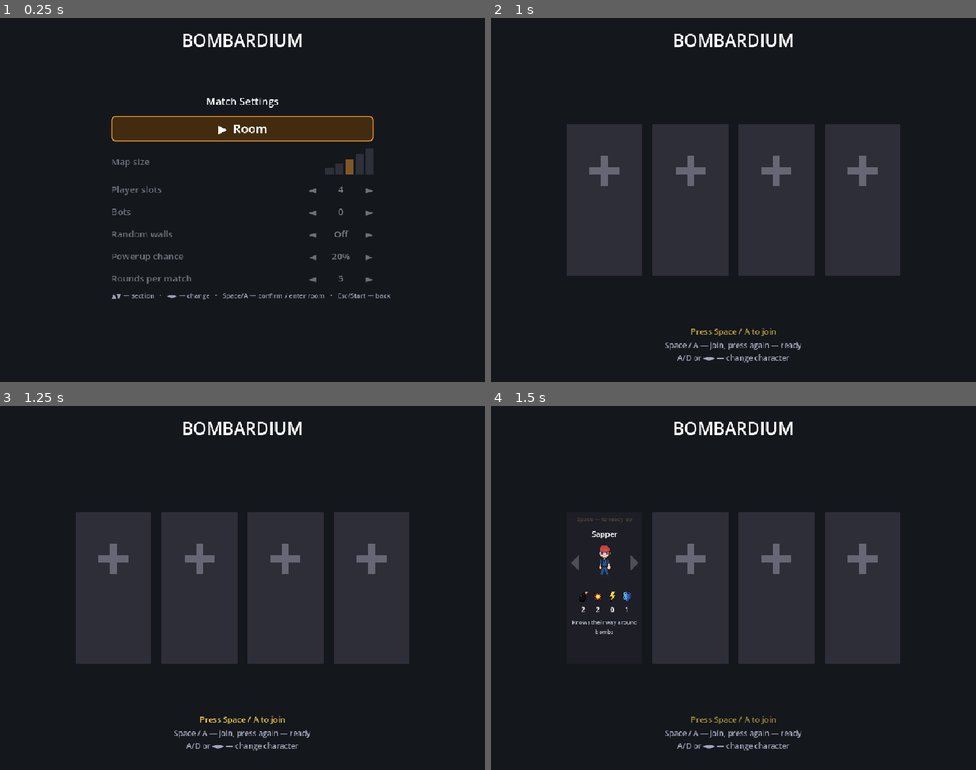
Above: before the commit, frames 1-4 (two rows, left to right).
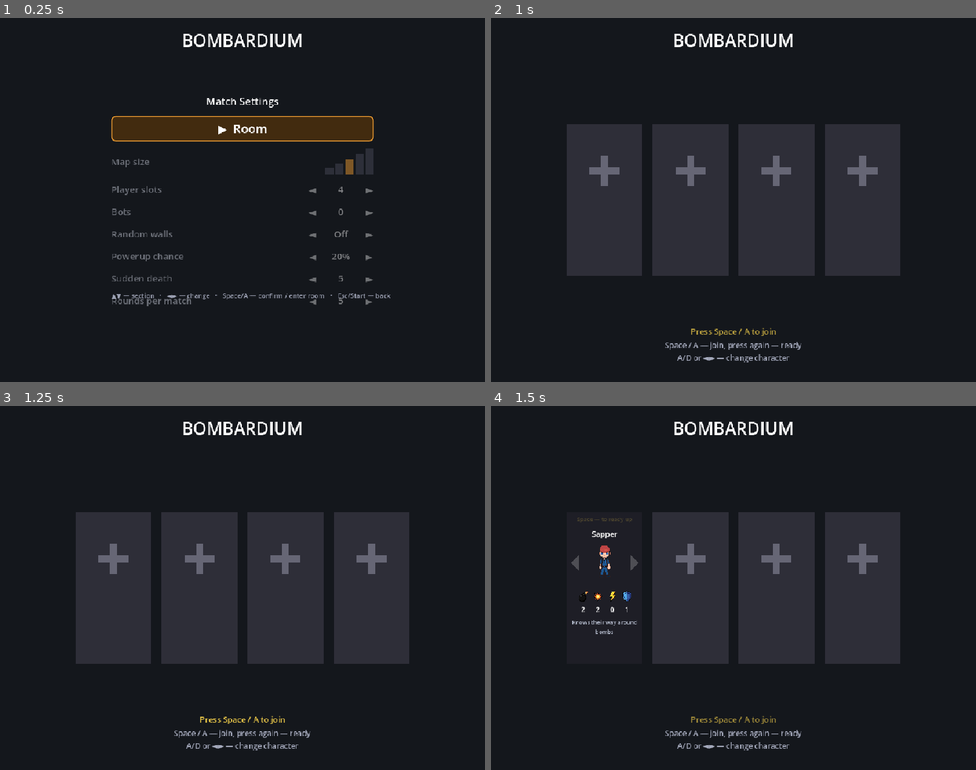
Above: after the commit, the same moments.

Repository: LikSaint/bombardium
Game: Godot game, scene res://scenes/Lobby.tscn
Same seed, same stepped clock (60 frames per second), same inputs: the game is played once before the commit and once after it. This scene is started directly instead of the project's main scene.
Inputs (mouse positions are in pixels of both pictures, inside the frame that each line leads up to):
- Up to frame 1 (0.25 s): no input
- Up to frame 2 (1 s): tap Enter at 0.5 s; move the mouse to (840, 181) at 0.52 s; hold D from 0.53 s (still down); tap E at 0.6 s; click (840, 181) at 0.67 s; tap Space at 0.77 s
- Up to frame 3 (1.25 s): keep holding D
- Up to frame 4 (1.5 s): release D at 1.25 s; tap Space at 1.25 s; drag from (636, 606) to (709, 660) at 1.27 s

The runs differ from the first frame. In frame 1, 0.3% of the frame differs, in the area x 23-77%, y 70-80%; in frame 2, nothing differs; in frame 3, nothing differs; in frame 4, nothing differs.

Commit message:
Add configurable sudden death timer setting to lobby
- Change sudden death timer from hardcoded 5 minutes to configurable setting
- Add lobby setting for sudden death timer with options: 1, 3, 5, 8, 12, 20, or off
- Default sudden death timer: 5 minutes
- SuddenDeath script now uses Consts.sudden_death_timer() instead of hardcoded value
- Added support for disabling sudden death entirely via 'off' option
- Updated UI scene to add SuddenDeathRow to settings panel
- Added localization strings for both Russian and English

Co-Authored-By: Claude Haiku 4.5 <noreply@anthropic.com>

Diff:
--- a/scenes/Lobby.tscn
+++ b/scenes/Lobby.tscn
@@ -264,6 +264,40 @@
 vertical_alignment = 1
 text = "►"
 
+[node name="SuddenDeathRow" type="HBoxContainer" parent="SettingsPanel/Rows"]
+layout_mode = 2
+custom_minimum_size = Vector2(0, 30)
+theme_override_constants/separation = 14
+
+[node name="Label" type="Label" parent="SettingsPanel/Rows/SuddenDeathRow"]
+layout_mode = 2
+size_flags_horizontal = 3
+theme_override_font_sizes/font_size = 18
+theme_override_colors/font_color = Color(0.85, 0.87, 0.92, 1)
+vertical_alignment = 1
+
+[node name="ArrowLeft" type="Label" parent="SettingsPanel/Rows/SuddenDeathRow"]
+layout_mode = 2
+theme_override_font_sizes/font_size = 20
+theme_override_colors/font_color = Color(1, 1, 1, 0.85)
+vertical_alignment = 1
+text = "◄"
+
+[node name="Value" type="Label" parent="SettingsPanel/Rows/SuddenDeathRow"]
+layout_mode = 2
+custom_minimum_size = Vector2(70, 0)
+theme_override_font_sizes/font_size = 18
+theme_override_colors/font_color = Color(1, 1, 1, 1)
+horizontal_alignment = 1
+vertical_alignment = 1
+
+[node name="ArrowRight" type="Label" parent="SettingsPanel/Rows/SuddenDeathRow"]
+layout_mode = 2
+theme_override_font_sizes/font_size = 20
+theme_override_colors/font_color = Color(1, 1, 1, 0.85)
+vertical_alignment = 1
+text = "►"
+
 [node name="RoundsRow" type="HBoxContainer" parent="SettingsPanel/Rows"]
 layout_mode = 2
 custom_minimum_size = Vector2(0, 30)
--- a/scripts/Constants.gd
+++ b/scripts/Constants.gd
@@ -68,6 +68,20 @@
 
 func set_rounds_index(index: int) -> void:
 	rounds_index = clampi(index, 0, ROUNDS_OPTIONS.size() - 1)
+
+const SUDDEN_DEATH_OPTIONS := [60, 180, 300, 480, 720, 1200, 0] # last 0 means "off"
+const SUDDEN_DEATH_LABELS := ["1", "3", "5", "8", "12", "20", "OFF"]
+const DEFAULT_SUDDEN_DEATH_INDEX := 2 # 300 seconds (5 minutes)
+var sudden_death_index: int = DEFAULT_SUDDEN_DEATH_INDEX
+
+func sudden_death_timer() -> float:
+	return float(SUDDEN_DEATH_OPTIONS[sudden_death_index])
+
+func is_sudden_death_enabled() -> bool:
+	return SUDDEN_DEATH_OPTIONS[sudden_death_index] > 0
+
+func set_sudden_death_index(index: int) -> void:
+	sudden_death_index = clampi(index, 0, SUDDEN_DEATH_OPTIONS.size() - 1)
 
 const DIR_UP := Vector2i(0, -1)
 const DIR_DOWN := Vector2i(0, 1)
--- a/scripts/Lobby.gd
+++ b/scripts/Lobby.gd
@@ -22,8 +22,8 @@
 
 const COUNTDOWN_SECONDS := 3
 
-enum SettingsRow { ROOM, MAP_SIZE, PLAYER_SLOTS, BOTS, RANDOM_WALLS, POWERUP_CHANCE, ROUNDS }
-const SETTINGS_ROW_COUNT := 7
+enum SettingsRow { ROOM, MAP_SIZE, PLAYER_SLOTS, BOTS, RANDOM_WALLS, POWERUP_CHANCE, SUDDEN_DEATH, ROUNDS }
+const SETTINGS_ROW_COUNT := 8
 
 var view: String = "settings" # "settings" or "room"
 var settings_selected: int = SettingsRow.ROOM
@@ -47,7 +47,7 @@
 @onready var settings_row_nodes: Array = [
 	$SettingsPanel/Rows/RoomRow, $SettingsPanel/Rows/MapSizeRow, $SettingsPanel/Rows/PlayerSlotsRow,
 	$SettingsPanel/Rows/BotsRow, $SettingsPanel/Rows/RandomWallsRow,
-	$SettingsPanel/Rows/PowerupChanceRow, $SettingsPanel/Rows/RoundsRow,
+	$SettingsPanel/Rows/PowerupChanceRow, $SettingsPanel/Rows/SuddenDeathRow, $SettingsPanel/Rows/RoundsRow,
 ]
 @onready var hotkey_legend: Label = $RoomView/HotkeyLegend
 @onready var join_hint: Label = $RoomView/JoinHint
@@ -93,6 +93,8 @@
 	$SettingsPanel/Rows/RandomWallsRow/Value.text = Loc.t("SETTINGS_ON") if Consts.random_indestructible_walls else Loc.t("SETTINGS_OFF")
 	$SettingsPanel/Rows/PowerupChanceRow/Label.text = Loc.t("SETTINGS_POWERUP_CHANCE")
 	$SettingsPanel/Rows/PowerupChanceRow/Value.text = "%d%%" % Consts.powerup_chance_percent
+	$SettingsPanel/Rows/SuddenDeathRow/Label.text = Loc.t("SETTINGS_SUDDEN_DEATH")
+	$SettingsPanel/Rows/SuddenDeathRow/Value.text = Consts.SUDDEN_DEATH_LABELS[Consts.sudden_death_index]
 	$SettingsPanel/Rows/RoundsRow/Label.text = Loc.t("SETTINGS_ROUNDS")
 	$SettingsPanel/Rows/RoundsRow/Value.text = str(Consts.rounds_per_match())
 	$SettingsPanel/Hint.text = Loc.t("MAP_SETTINGS_HINT")
@@ -142,6 +144,8 @@
 			Consts.set_random_indestructible_walls(not Consts.random_indestructible_walls)
 		SettingsRow.POWERUP_CHANCE:
 			Consts.set_powerup_chance_percent(Consts.powerup_chance_percent + delta * Consts.POWERUP_CHANCE_STEP)
+		SettingsRow.SUDDEN_DEATH:
+			Consts.set_sudden_death_index(Consts.sudden_death_index + delta)
 		SettingsRow.ROUNDS:
 			Consts.set_rounds_index(Consts.rounds_index + delta)
 	_refresh_settings_texts()
--- a/scripts/Localization.gd
+++ b/scripts/Localization.gd
@@ -53,6 +53,7 @@
 		"SETTINGS_BOTS": "Боты",
 		"SETTINGS_RANDOM_WALLS": "Случайные стены",
 		"SETTINGS_POWERUP_CHANCE": "Шанс бонусов",
+		"SETTINGS_SUDDEN_DEATH": "Внезапная смерть",
 		"SETTINGS_ROUNDS": "Раундов в матче",
 		"SETTINGS_ON": "Вкл",
 		"MAP_SETTINGS_HINT": "▲▼ — раздел   •   ◄► — изменить   •   Space/A — подтвердить/войти в комнату   •   Esc/Start — назад",
@@ -115,6 +116,7 @@
 		"SETTINGS_BOTS": "Bots",
 		"SETTINGS_RANDOM_WALLS": "Random walls",
 		"SETTINGS_POWERUP_CHANCE": "Powerup chance",
+		"SETTINGS_SUDDEN_DEATH": "Sudden death",
 		"SETTINGS_ROUNDS": "Rounds per match",
 		"SETTINGS_ON": "On",
 		"MAP_SETTINGS_HINT": "▲▼ — section   •   ◄► — change   •   Space/A — confirm / enter room   •   Esc/Start — back",
--- a/scripts/SuddenDeath.gd
+++ b/scripts/SuddenDeath.gd
@@ -16,7 +16,6 @@
 ## Arena only exposes seal_cell() for it. The scene reloads between rounds, so
 ## the 5-minute clock resets by itself.
 
-const START_AFTER_SECONDS := 300.0
 const START_INTERVAL := 3.0
 const END_INTERVAL := 0.28
 # The ghost never gets more than half-opaque; the jump to a real wall is the
@@ -55,8 +54,10 @@
 	if arena == null:
 		return
 	if not _running:
+		if not Consts.is_sudden_death_enabled():
+			return
 		_elapsed += delta
-		if _elapsed >= START_AFTER_SECONDS:
+		if _elapsed >= Consts.sudden_death_timer():
 			_start()
 		return
 
